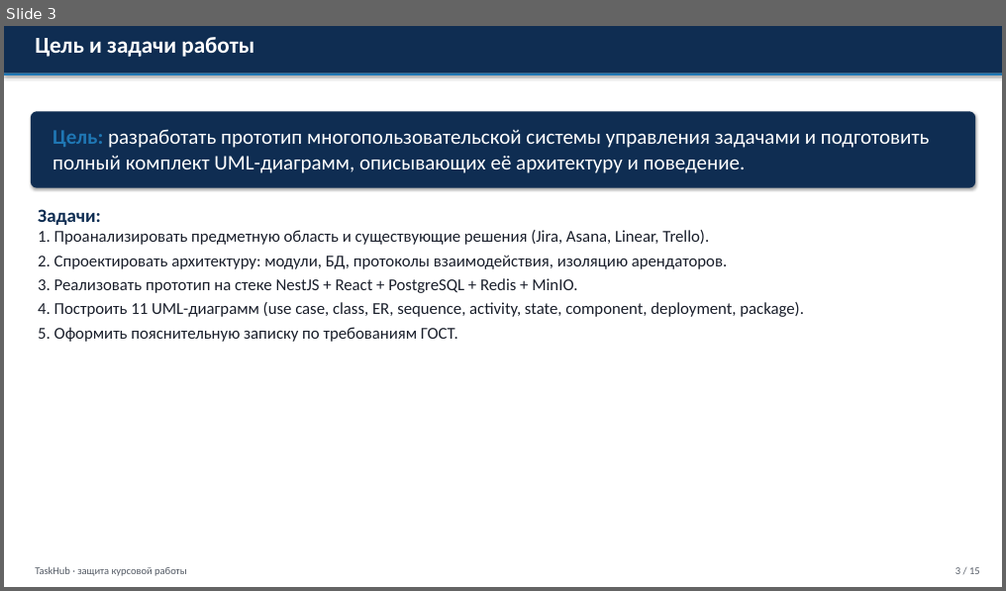
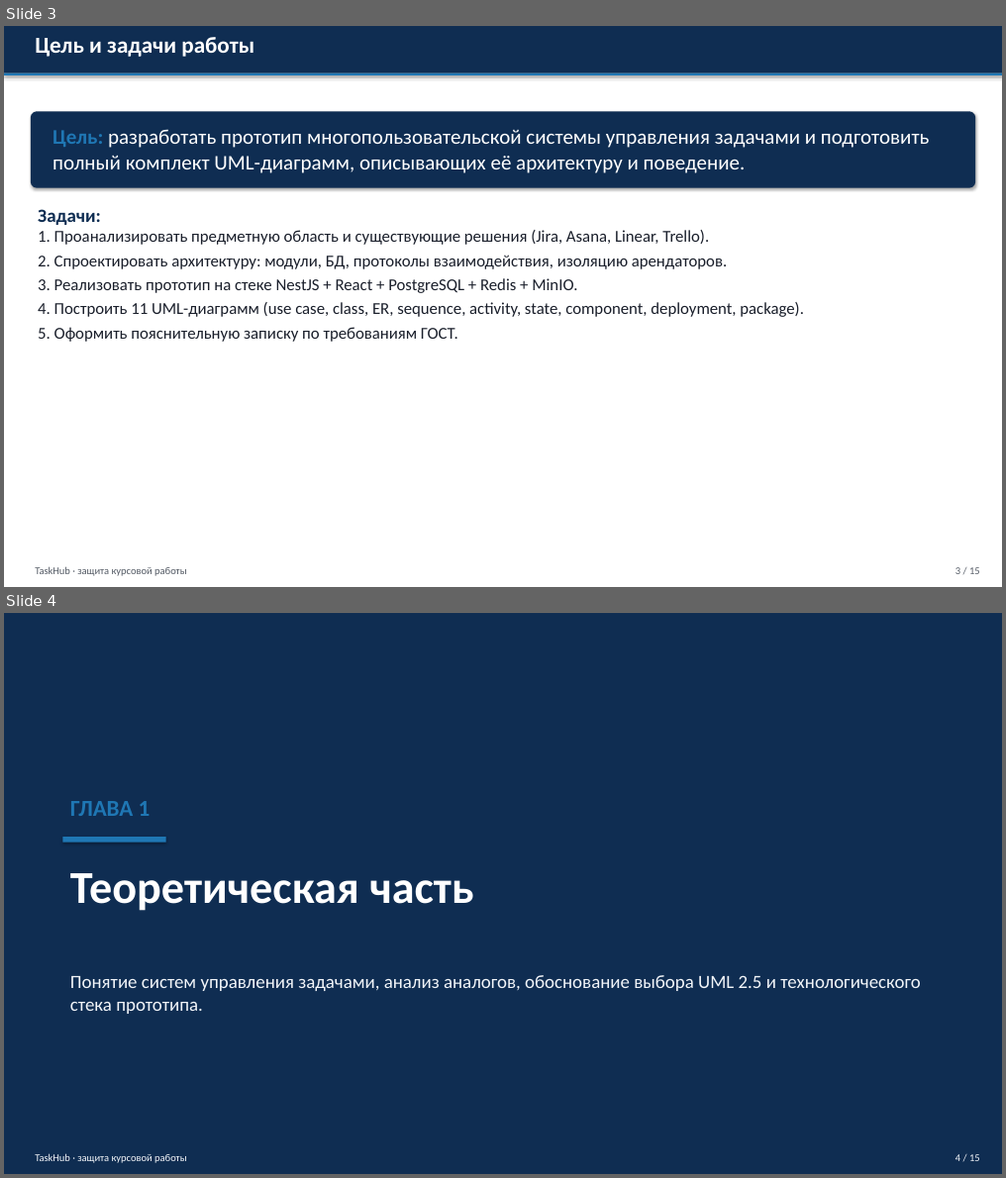
Before and after one commit to adenivi321-bot/jira1, a slide deck: docs/coursework/Презентация_TaskHub.pptx. Shown one above the other, each under a label of ours: slide 3 before the commit, slides 3 and 4 after it. The pictures are 1006x591 and 1006x1178 pixels, drawn with LibreOffice and Linux fonts; fonts in the diff are those of the drawing. Boxes give left, top, right and bottom in pixels: in the first picture for what was removed or moved away, otherwise in the second. Text is boxed around its words. In the diff, an @@ line names an element or a change of style, - is before the commit and + after.

```diff
--- a/docs/coursework/Презентация_TaskHub.pptx
+++ b/docs/coursework/Презентация_TaskHub.pptx
@@ slide 4 added at (4,613,1002,1174), background #FFFFFF @@
@@ rectangle added at (4,613,1002,1174), fill #0F2D52 @@
@@ text added at (70,801,151,816), 22 pt, text #1F77B4, bold @@
+ГЛАВА 1
@@ rectangle added at (63,837,166,842), fill #1F77B4 @@
@@ text added at (70,873,473,911), 44 pt, text #FFFFFF, bold @@
+Теоретическая часть
@@ text added at (70,975,921,1014), 18 pt, text #F2F5F9 @@
+Понятие систем управления задачами, анализ аналогов, обоснование выбора UML 2.5 и технологического стека прототипа.
@@ text added at (35,1154,187,1163), 10 pt, text #F2F5F9 @@
+TaskHub · защита курсовой работы
@@ text added at (955,1155,980,1161), 10 pt, text #F2F5F9 @@
+4 / 15
```
Also in this commit, not shown: 5 slides changed, 5 other slides added, 6 slides removed, 1 other file.
